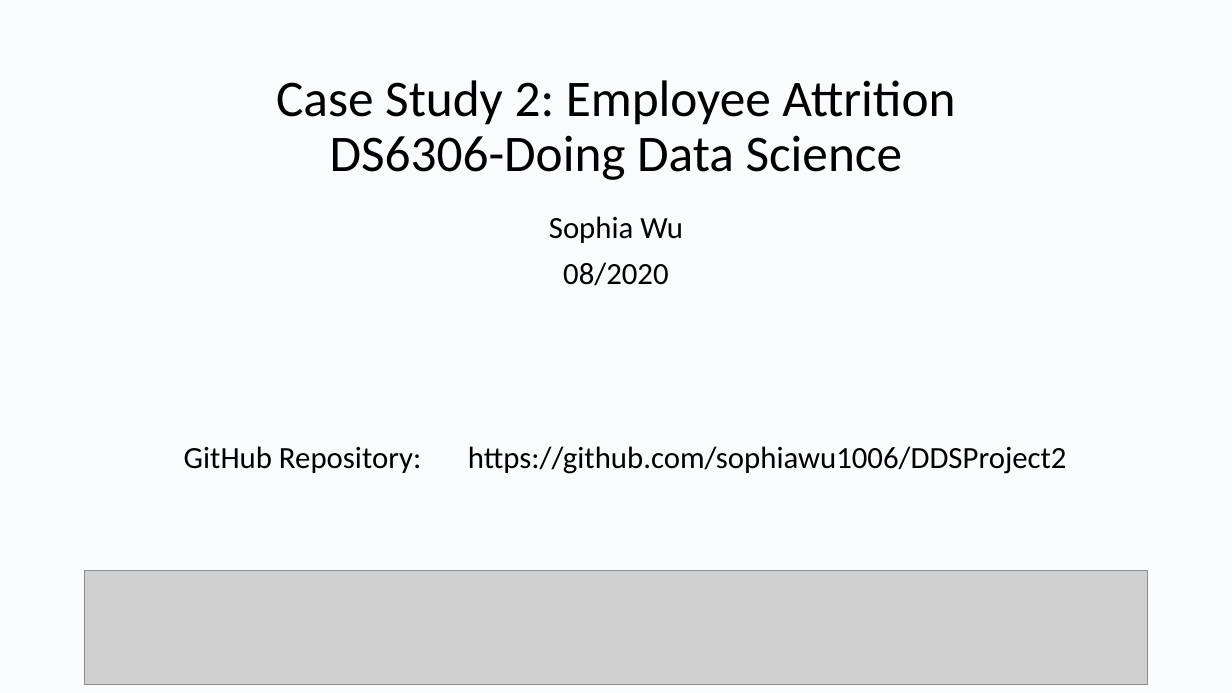
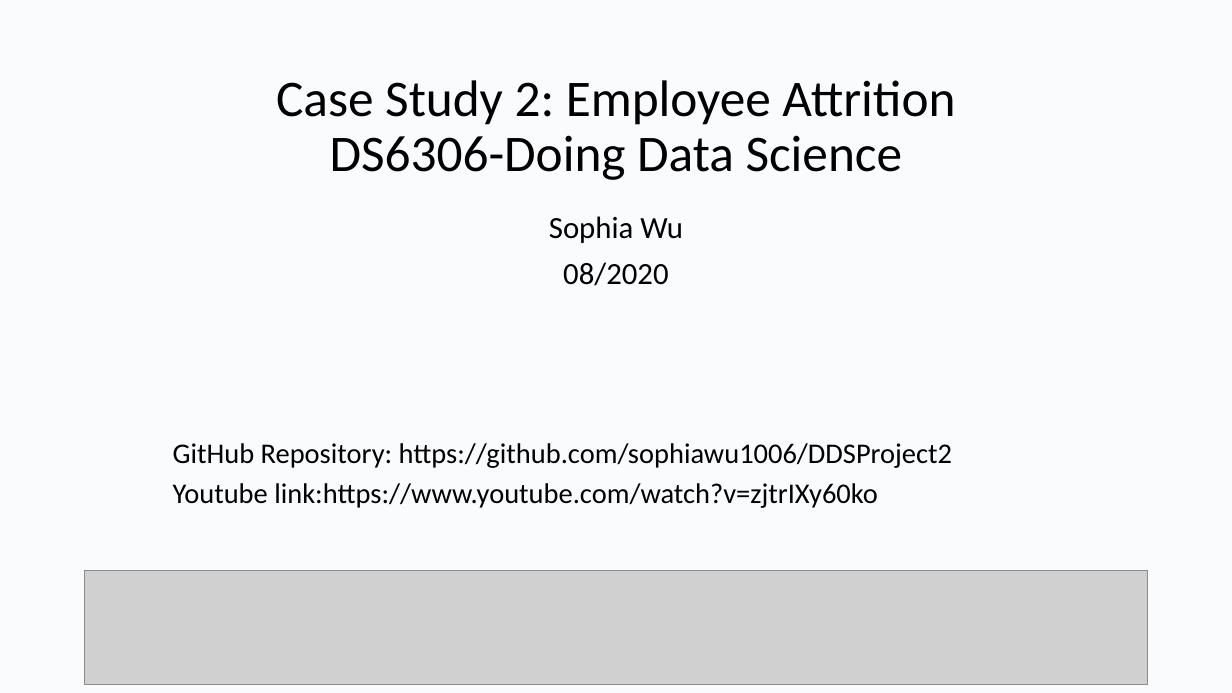
Before and after one commit to Wu-Sophia/DDSProject2, a slide deck: slide 1 of DDS project2 Sophia.pptx. Drawn at 1232x693 pixels with LibreOffice and Linux fonts; fonts in the diff are those of the drawing; grey boxes stand for pictures. Boxes give left, top, right and bottom in pixels: in the first picture for what was removed or moved away, otherwise in the second. Text is boxed around its words. In the diff, an @@ line names an element or a change of style, - is before the commit and + after.

```diff
--- a/DDS project2 Sophia.pptx
+++ b/DDS project2 Sophia.pptx
@@ text at [173, 443, 952, 468]: size 24 to 22.2 pt in "GitHub Repository: https://github.com/sophiawu1006/DDSProjec ..."; alignment centre to left; line spacing 0.9 to 0.8 @@
@@ text at [173, 483, 878, 508]: paragraph added @@
+Youtube link:https://www.youtube.com/watch?v=zjtrIXy60ko
```
